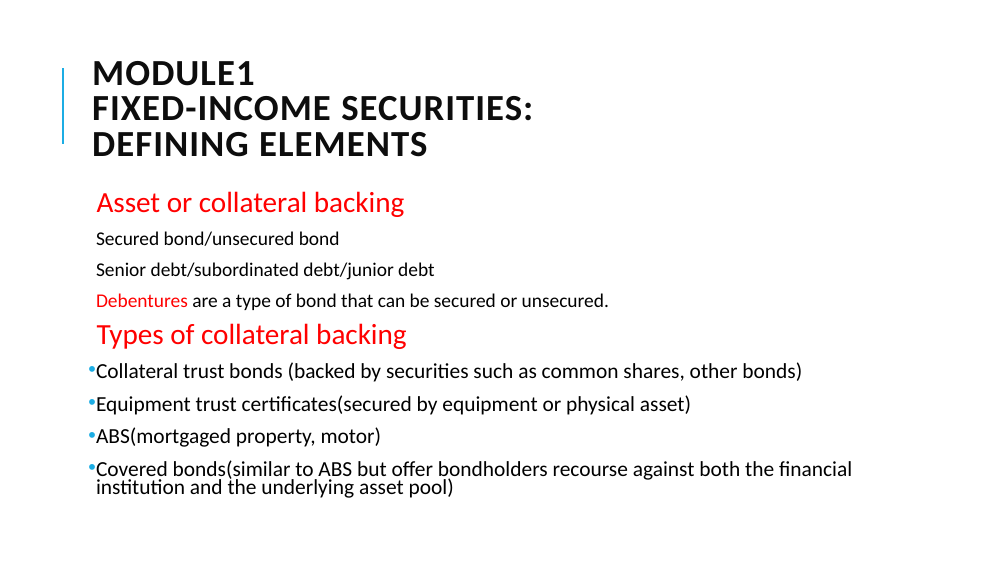
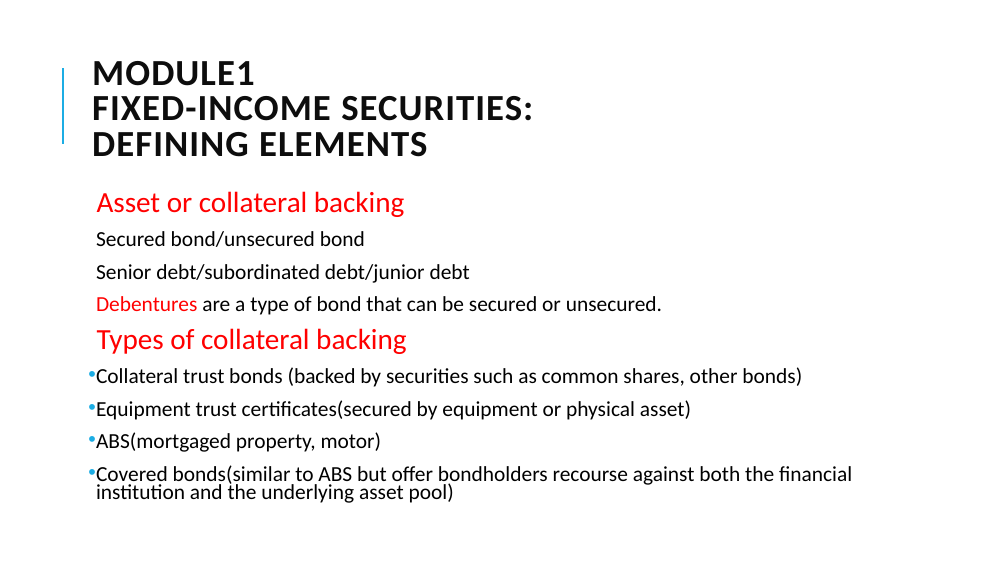
Before and after one commit to Isco0530/data, a slide deck: slide 15 of Fixed Income.pptx. Drawn at 1008x567 pixels with LibreOffice and Linux fonts; fonts in the diff are those of the drawing. Boxes give left, top, right and bottom in pixels: in the first picture for what was removed or moved away, otherwise in the second. Text is boxed around its words. In the diff, an @@ line names an element or a change of style, - is before the commit and + after.

```diff
--- a/Fixed Income.pptx
+++ b/Fixed Income.pptx
@@ text at <box>96,231,662,315</box>: size 18.5 to 20.4 pt in "Secured bond/unsecured bond", "Senior debt/subordinated debt/junior debt", "Debentures are a type of bond that ..." @@
```
Also in this commit, not shown: 5 other slides changed, 1 slide added.
